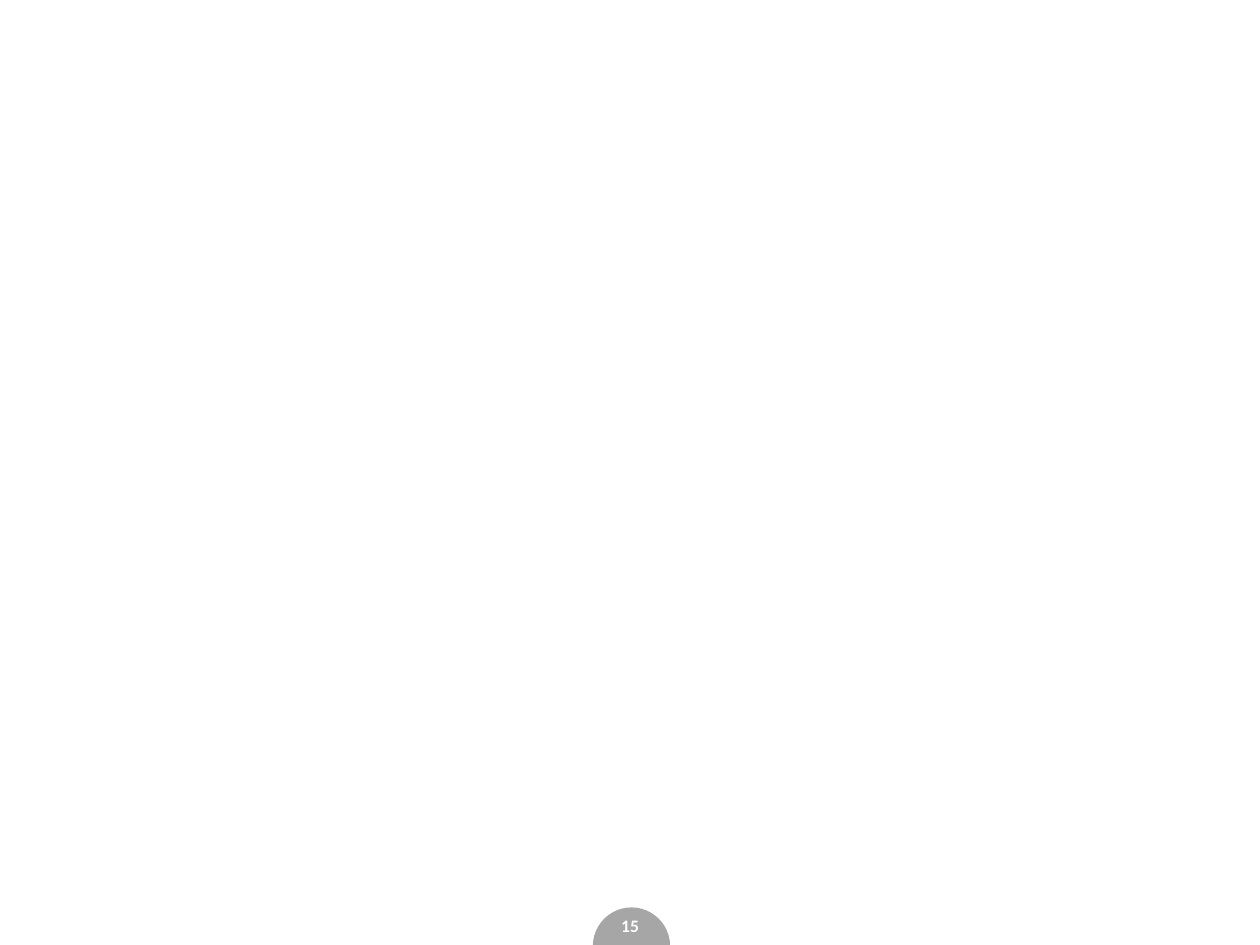
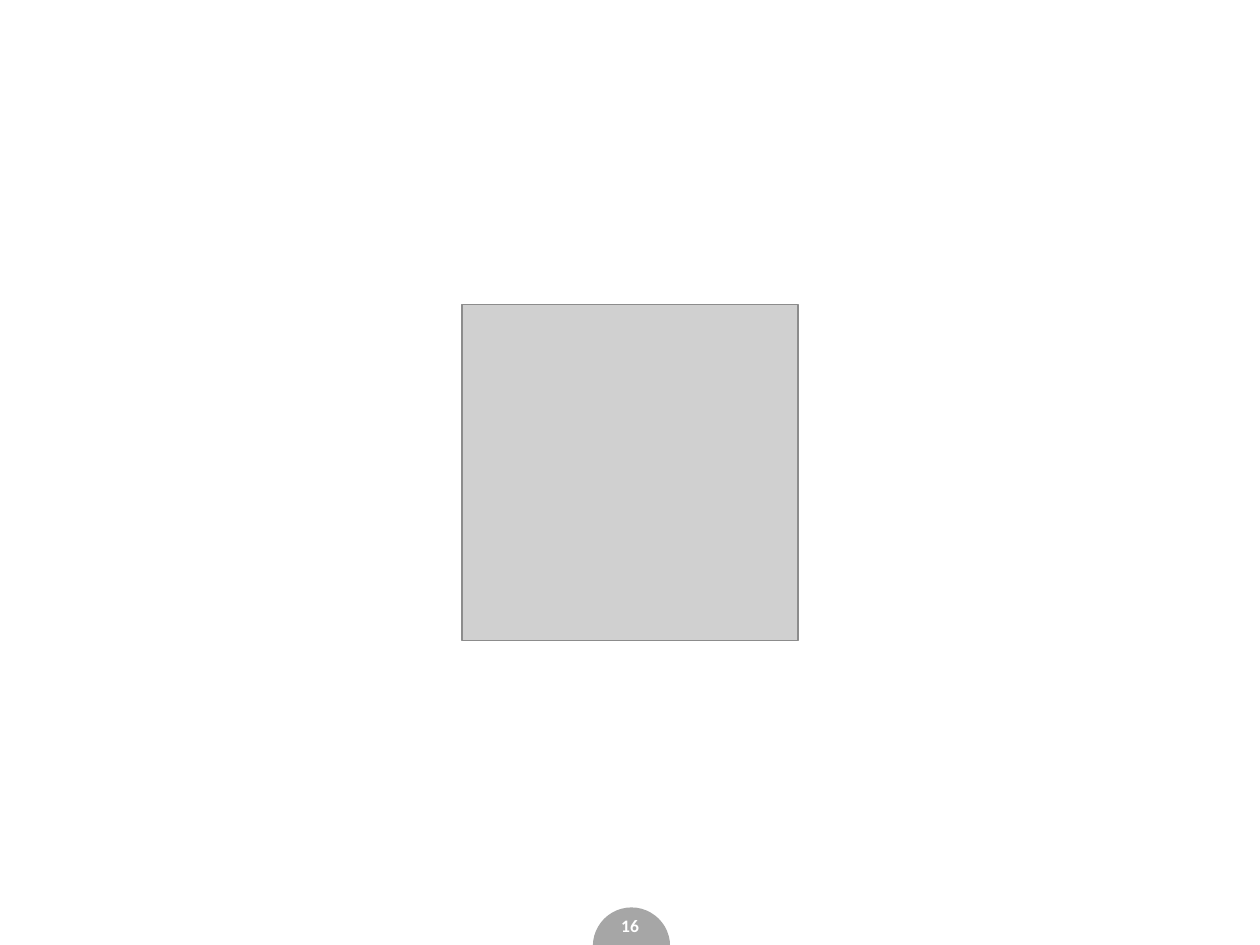
Before and after one commit to Katulus/WebApplictionTestingExample, a slide deck: slide 16 of slides.pptx (slide 15 before the commit). Drawn at 1260x945 pixels with LibreOffice and Linux fonts; fonts in the diff are those of the drawing; grey boxes stand for pictures; background and template pictures are left out. Boxes give left, top, right and bottom in pixels: in the first picture for what was removed or moved away, otherwise in the second. Text is boxed around its words. In the diff, an @@ line names an element or a change of style, - is before the commit and + after.

```diff
--- a/slides.pptx
+++ b/slides.pptx
@@ picture added at (462, 305, 799, 641) @@
@@ page number at (621, 920, 639, 932): text changed @@
-15
+16
```
Also in this commit, not shown: 5 other slides changed, 1 slide added, 5 other files.
